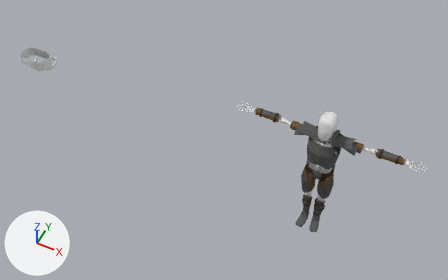
The Blender file SkeletonEnemy.blend: old version first, new version second.
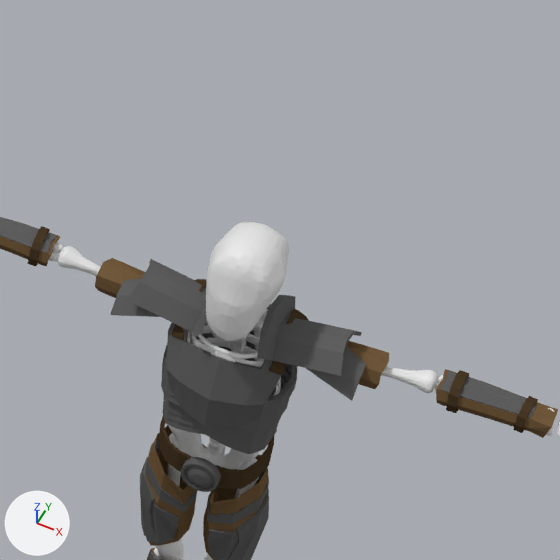
Each version appears first whole from a 50 mm camera at (9.55, -16.63, 23.72) aimed at (1.38, -0.28, 3.29), and next in a close-up on the part from 59% to 91% of the width and 20% to 70% of the height. Lighting does not change. The marker at lower left points along +X, +Y and +Z.

The first close-up shows 'Belt', 'Bicep Cloth', 'Bracer Left', 'Bracer Right', 'Chest Plate', 'Chest Plate Under2', 'ChestPlate Under', 'Leg Armor Left', 'Leg Armor Right', 'Skeleton', 'Spaulder Left', 'Spaulder Right'.
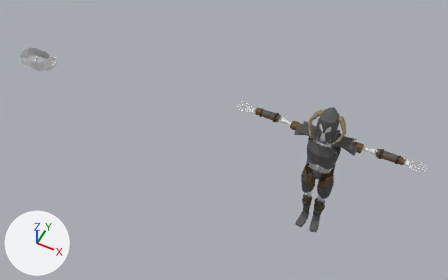
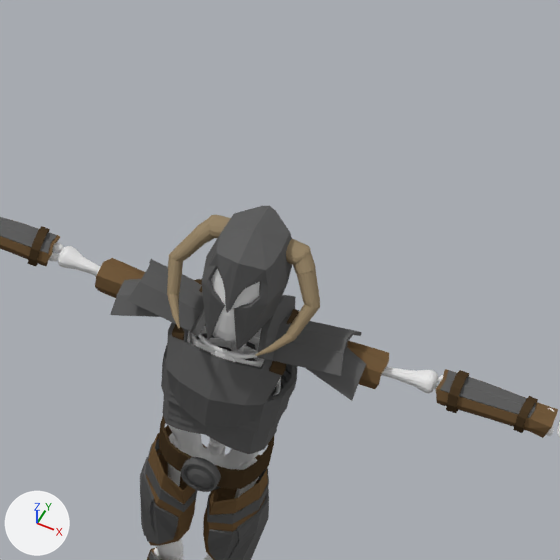
Where the change shows, as pixel boxes (x1, y1, x2, y2) in the close-ups (560 x 560 px):
```json
{"object": "Helmet", "change": "added", "after": [167, 205, 320, 356], "faces in mat_metal_armor_001 (dark grey #5e5e5e)": [202, 205, 292, 350], "faces in mat_horn (brown #988669)": [167, 214, 320, 356]}
```

Scene script edits in JSON lines:
```json
{"op": "add", "block": "mat_horn", "code": ["mat_horn = principled_material('Horn')", "mat_horn.base_color = (0.314, 0.238, 0.141)  # brown #988669", "mat_horn.roughness = 1.0", "mat_horn.specular_ior_level = 0.0695"]}
{"op": "add", "block": "mat_metal_armor_001", "code": ["mat_metal_armor_001 = principled_material('Metal Armor.001')", "mat_metal_armor_001.base_color = (0.112, 0.112, 0.112)  # dark grey #5e5e5e", "mat_metal_armor_001.roughness = 0.857", "mat_metal_armor_001.specular_ior_level = 0.157"]}
{"op": "add", "block": "me_cube", "code": ["me_cube = bpy.data.meshes.new('Cube')", "me_cube.from_pydata(...)  # 436 vertices, 742 faces; spans x -2.27..2.27, y -1.57..1.31, z -1.49..1.13", "# faces by material slot: [78, 664]", "me_cube.materials.append(mat_metal_armor_001)  # dark grey #5e5e5e", "me_cube.materials.append(mat_horn)  # brown #988669"]}
{"op": "add", "block": "ob_helmet", "code": ["ob_helmet = bpy.data.objects.new('Helmet', me_cube)", "ob_helmet.location = (5.8, -0.18, 6.42)", "ob_helmet.scale = (0.34, 0.466, 0.452)"]}
```
